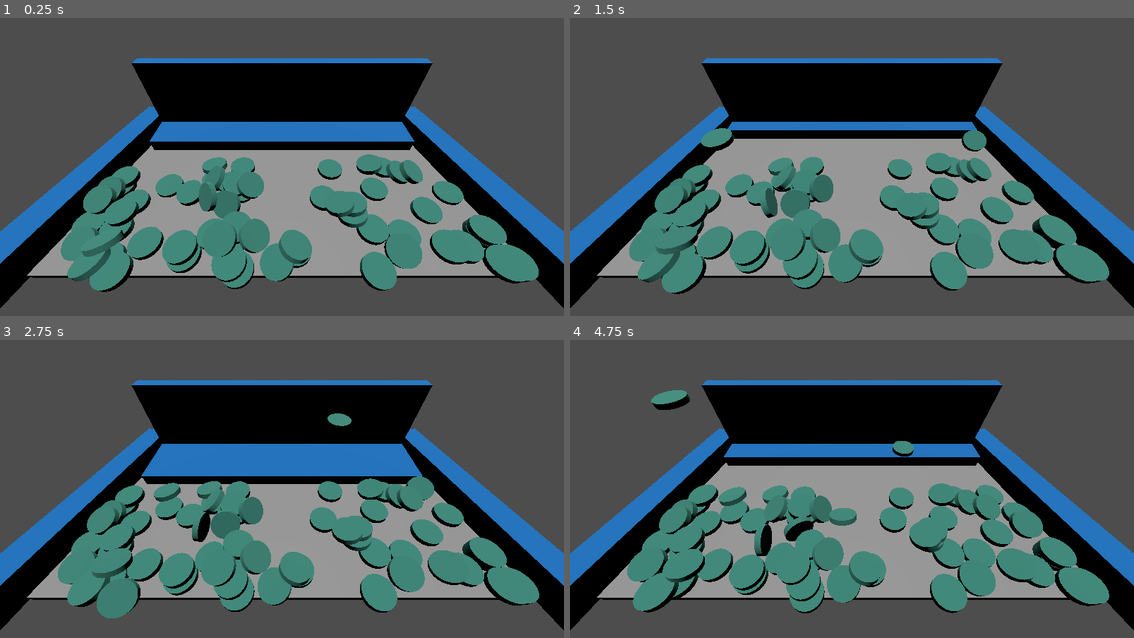
Above: before the commit, frames 1-4 (two rows, left to right).
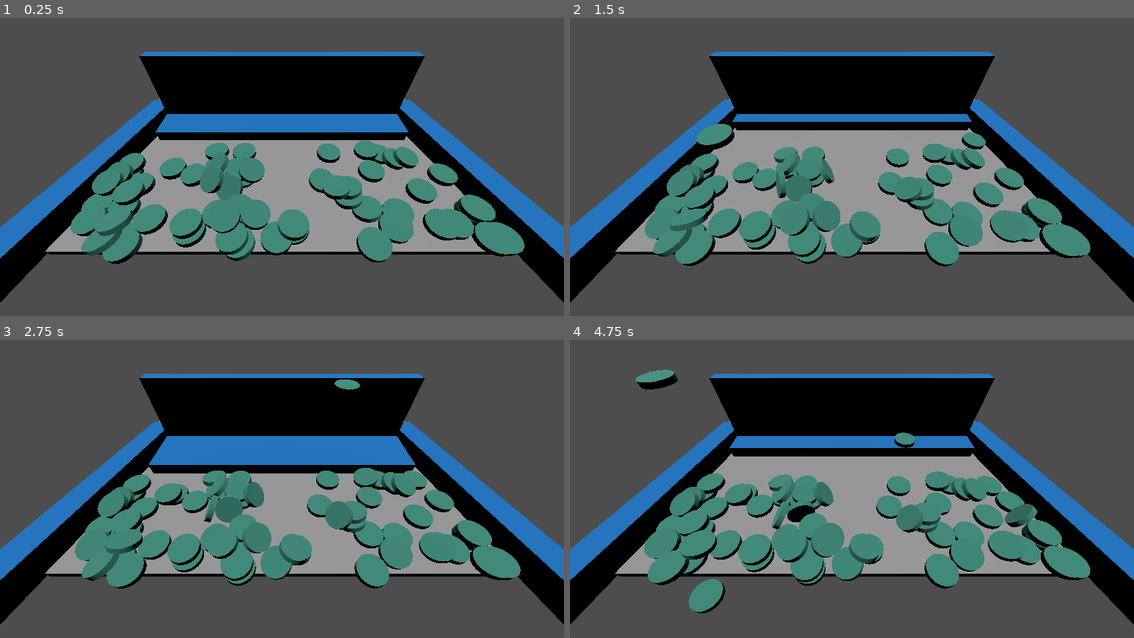
Above: after the commit, the same moments.

Repository: kennethbchen/Coin-Pusher-Game
Game: Godot game, scene res://Game.tscn
The game is run twice, just before and just after one commit, with the same random seed, the same clock (stepped at 60 frames per second) and the same inputs.
Inputs (mouse positions are in pixels of both pictures, inside the frame that each line leads up to):
- Up to frame 1 (0.25 s): no input
- Up to frame 2 (1.5 s): move the mouse to (976, 140) at 0.52 s; press the mouse at (976, 140) at 0.53 s; move the mouse to (739, 172) at 1.27 s; release the mouse at (739, 172) at 1.28 s; click (739, 172) at 1.35 s
- Up to frame 3 (2.75 s): move the mouse to (338, 408) at 2.02 s; press the mouse at (338, 408) at 2.03 s
- Up to frame 4 (4.75 s): move the mouse to (823, 542) at 2.77 s; release the mouse at (823, 542) at 2.78 s; click (823, 542) at 2.85 s; move the mouse to (1021, 527) at 3.52 s; press the mouse at (1021, 527) at 3.53 s; move the mouse to (682, 432) at 4.27 s; release the mouse at (682, 432) at 4.28 s; click (682, 432) at 4.35 s

The runs differ from the first frame. In frame 1, 29% of the frame differs, in the area x 0-100%, y 11-98%; in frame 2, 28%; in frame 3, 28%; in frame 4, 29%, in the area x 0-100%, y 9-98%.

Commit message:
Added nice tweens to token spawning and destroying

Diff:
--- a/Game.tscn
+++ b/Game.tscn
@@ -51,7 +51,7 @@
 [node name="Env" type="Node" parent="."]
 
 [node name="Camera3D" type="Camera3D" parent="Env"]
-transform = Transform3D(-1, 2.96134e-08, -8.22544e-08, -3.9863e-08, 0.682917, 0.730496, 7.78054e-08, 0.730496, -0.682917, 0, 6.98721, -4.59776)
+transform = Transform3D(-1, 2.96134e-08, -8.22544e-08, -3.9863e-08, 0.682917, 0.730496, 7.78054e-08, 0.730496, -0.682917, 0, 6.98721, -5.27219)
 
 [node name="DirectionalLight3D" type="DirectionalLight3D" parent="Env"]
 transform = Transform3D(1, 0, 0, 0, 0.0991287, 0.995075, 0, -0.995075, 0.0991287, -0.00509369, 8.25412, 0.0035336)
--- a/Scripts/Game.gd
+++ b/Scripts/Game.gd
@@ -50,6 +50,6 @@
 	return token
 
 func _on_body_fell(body: Node3D):
-	print(body)
-	body.queue_free()
-	pass
+
+	if body is Token:
+		body.destroy()
--- a/Scripts/Token.gd
+++ b/Scripts/Token.gd
@@ -1,4 +1,6 @@
 @tool
+
+class_name Token
 
 extends RigidBody3D
 
@@ -27,6 +29,13 @@
 	cylinder_mesh.bottom_radius = radius
 	cylinder_mesh.height = height
 
+	mesh.scale = Vector3.ZERO
+	gravity_scale = -0.1
+	var tween = get_tree().create_tween()
+	tween.set_ease(Tween.EASE_OUT)
+	tween.set_trans(Tween.TRANS_BACK)
+	tween.tween_property(mesh, "scale", Vector3(1,1,1), 0.25)
+	tween.tween_callback(func(): gravity_scale = 1)
 
 
 # Called every frame. 'delta' is the elapsed time since the previous frame.
@@ -40,3 +49,11 @@
 		cylinder_mesh.top_radius = radius
 		cylinder_mesh.bottom_radius = radius
 		cylinder_mesh.height = height
+
+func destroy():
+	mesh.scale = Vector3(1,1,1)
+	var tween = get_tree().create_tween()
+	tween.set_ease(Tween.EASE_IN)
+	tween.set_trans(Tween.TRANS_BACK)
+	tween.tween_property(mesh, "scale", Vector3.ZERO, 0.4)
+	tween.tween_callback(queue_free)
